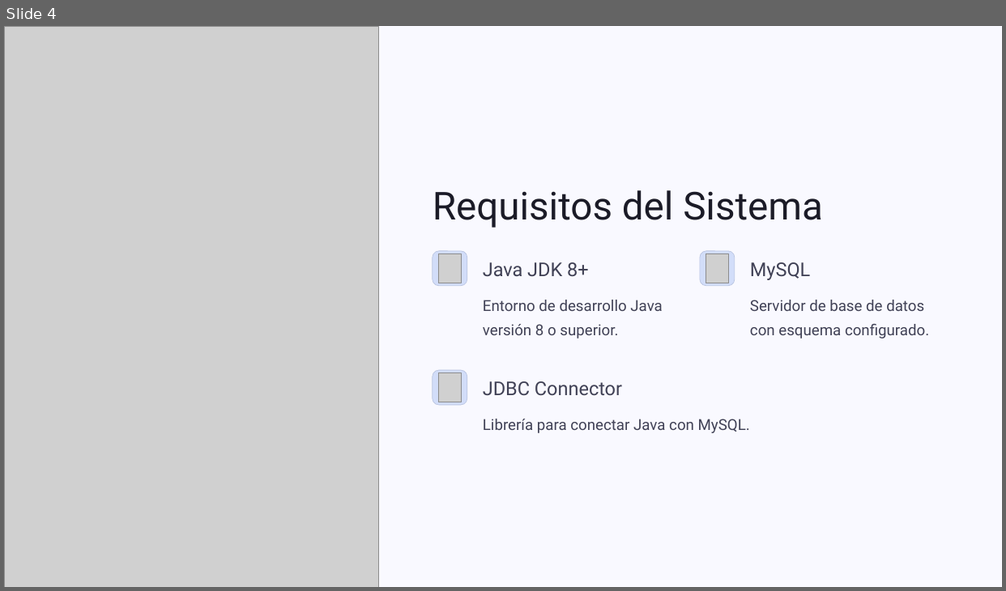
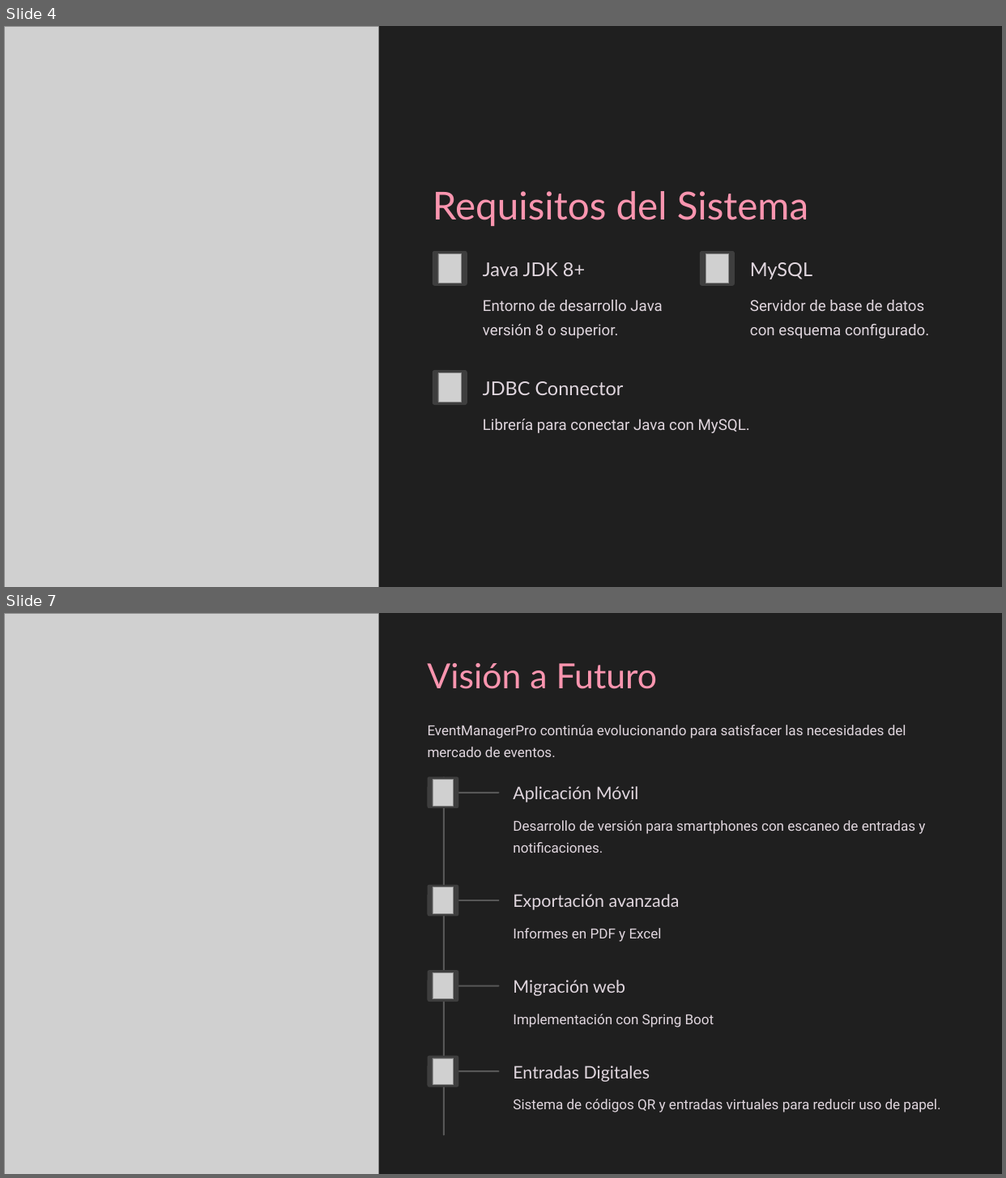
Before and after one commit to aam0101/EventManagerPro, a slide deck: EventManagerPro.pptx. Shown one above the other, each under a label of ours: slide 4 before the commit, slides 4 and 7 after it; the slides between them are not shown. The pictures are 1006x591 and 1006x1178 pixels, drawn with LibreOffice and Linux fonts; fonts in the diff are those of the drawing; grey boxes stand for pictures; background and template pictures are left out. Boxes give left, top, right and bottom in pixels: in the first picture for what was removed or moved away, otherwise in the second. Text is boxed around its words. In the diff, an @@ line names an element or a change of style, - is before the commit and + after.

```diff
--- a/EventManagerPro.pptx
+++ b/EventManagerPro.pptx
@@ slide 7 added at (4,613,1002,1174), background #FFFFFF; not listed: 1 template element that a slide beside it also shows @@
@@ picture added at (4,613,378,1174) @@
@@ text added at (427,663,657,689), 40 pt, text #FA95AF @@
+Visión a Futuro
@@ text added at (428,725,906,757), 16 pt, text #E0D6DE @@
+EventManagerPro continúa evolucionando para satisfacer las necesidades del mercado de eventos.
@@ rounded rectangle added at (428,777,459,809), fill #3E3E3E @@
@@ picture added at (432,780,454,806) @@
@@ rounded rectangle added at (443,777,445,1135), fill #575757 @@
@@ rounded rectangle added at (458,792,499,794), fill #575757 @@
@@ text added at (513,786,639,803), 20 pt, text #E0D6DE @@
+Aplicación Móvil
@@ text added at (513,820,925,853), 16 pt, text #E0D6DE @@
+Desarrollo de versión para smartphones con escaneo de entradas y notificaciones.
@@ rounded rectangle added at (428,885,459,917), fill #3E3E3E @@
@@ picture added at (432,888,454,914) @@
@@ rounded rectangle added at (458,900,499,902), fill #575757 @@
@@ text added at (513,894,680,910), 20 pt, text #E0D6DE @@
+Exportación avanzada
@@ text added at (513,928,662,942), 16 pt, text #E0D6DE @@
+Informes en PDF y Excel
@@ rounded rectangle added at (428,970,459,1002), fill #3E3E3E @@
@@ picture added at (432,973,454,999) @@
@@ rounded rectangle added at (458,986,499,987), fill #575757 @@
@@ text added at (513,980,625,996), 20 pt, text #E0D6DE @@
+Migración web
@@ text added at (513,1014,714,1028), 16 pt, text #E0D6DE @@
+Implementación con Spring Boot
@@ rounded rectangle added at (428,1056,459,1088), fill #3E3E3E @@
@@ picture added at (432,1059,454,1084) @@
@@ rounded rectangle added at (458,1071,499,1072), fill #575757 @@
@@ text added at (513,1066,650,1082), 20 pt, text #E0D6DE @@
+Entradas Digitales
@@ text added at (513,1099,940,1113), 16 pt, text #E0D6DE @@
+Sistema de códigos QR y entradas virtuales para reducir uso de papel.
@@ slide 4 changed as well @@
@@ rectangle at (4,26,1002,587): fill #F9F9FF to #1F1F1F @@
@@ text "Requisitos del Sistema" at (432,191,808,226): font Roboto to Lato, text colour #1B1B27 to #FA95AF @@
@@ fill #D2DDF9 to #3E3E3E; outline #B8C3DF 0.6 pt to none; proportions changed in 3 elements at (432,251,467,286), (700,251,735,286), (432,370,467,405) @@
@@ font Roboto to Lato, text colour #404155 to #E0D6DE in 3 elements at (483,263,585,276), (750,263,812,280), (483,382,624,395) @@
@@ text colour #404155 to #E0D6DE in 3 elements at (483,300,662,339), (750,300,929,339), (483,419,750,433) @@
```
Also in this commit, not shown: 4 other slides changed, 1 other slide added, 1 slide removed.
